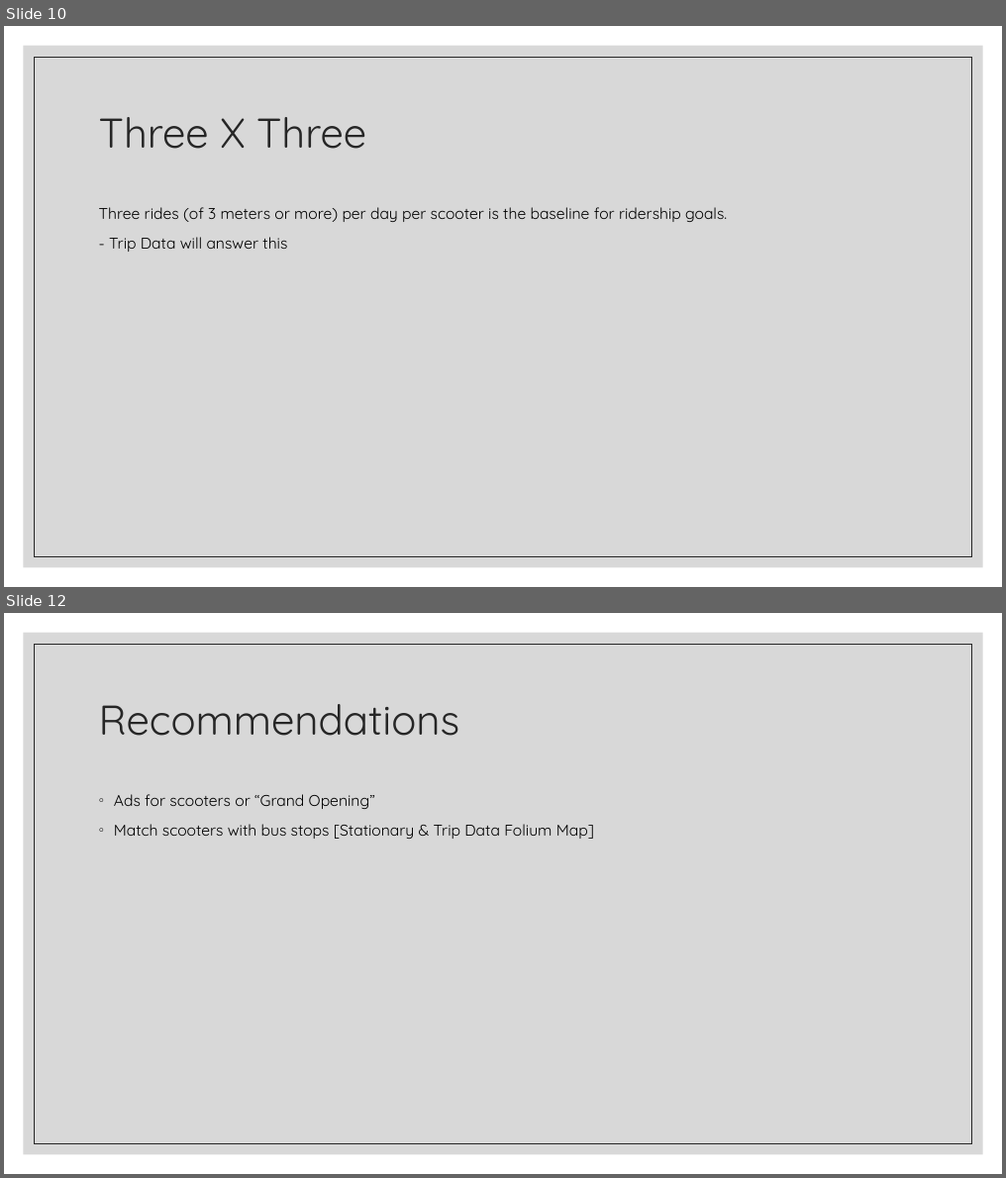
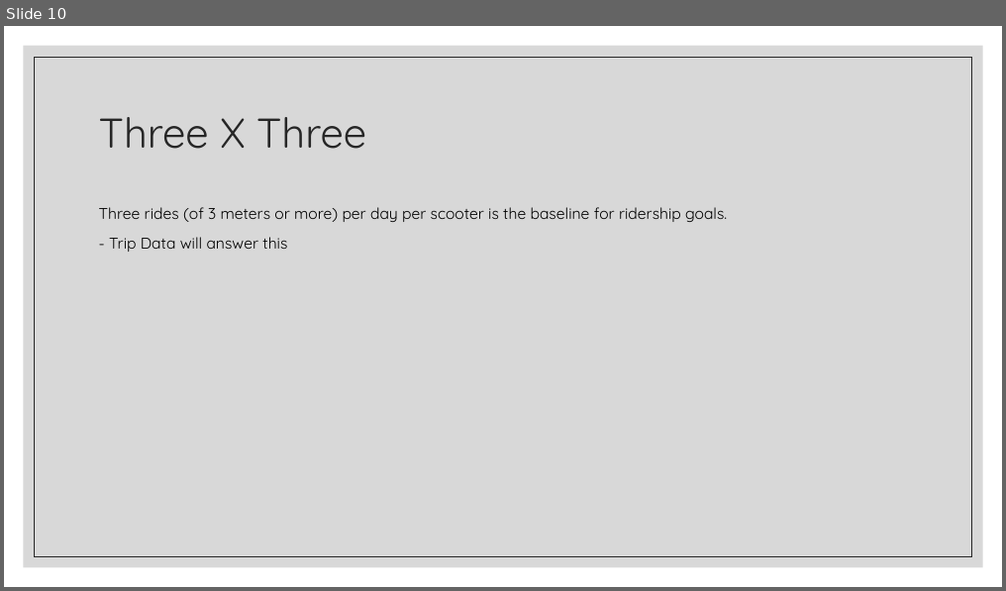
Before and after one commit to jojuka/nashville-scooters-scooter-snatchers, a slide deck: presentation.pptx. Shown one above the other, each under a label of ours: slides 10 and 12 before the commit, slide 10 after it; the slides between them are not shown. The pictures are 1006x1178 and 1006x591 pixels, drawn with LibreOffice and Linux fonts; fonts in the diff are those of the drawing. Boxes give left, top, right and bottom in pixels: in the first picture for what was removed or moved away, otherwise in the second. Text is boxed around its words. In the diff, an @@ line names an element or a change of style, - is before the commit and + after.

```diff
--- a/presentation.pptx
+++ b/presentation.pptx
@@ slide 12 removed at <box>4,613,1002,1174</box>, background #FFFFFF; not listed: 2 template elements that a slide beside it also shows @@
@@ title removed at <box>99,704,460,736</box> @@
-Recommendations
@@ text removed at <box>114,794,594,839</box> @@
-◦ Ads for scooters or “Grand Opening”
-◦ Match scooters with bus stops [Stationary & Trip Data Folium Map]
```
Also in this commit, not shown: 2 slides changed, 2 other slides removed, 1 other file.
